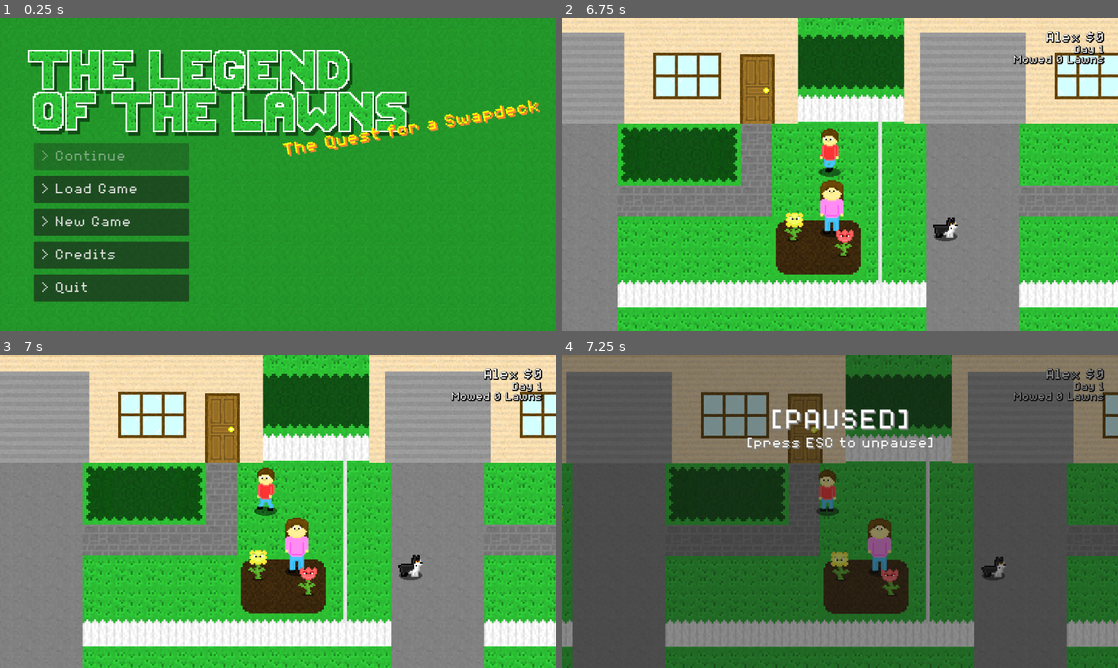
Above: before the commit, frames 1-4 (two rows, left to right).
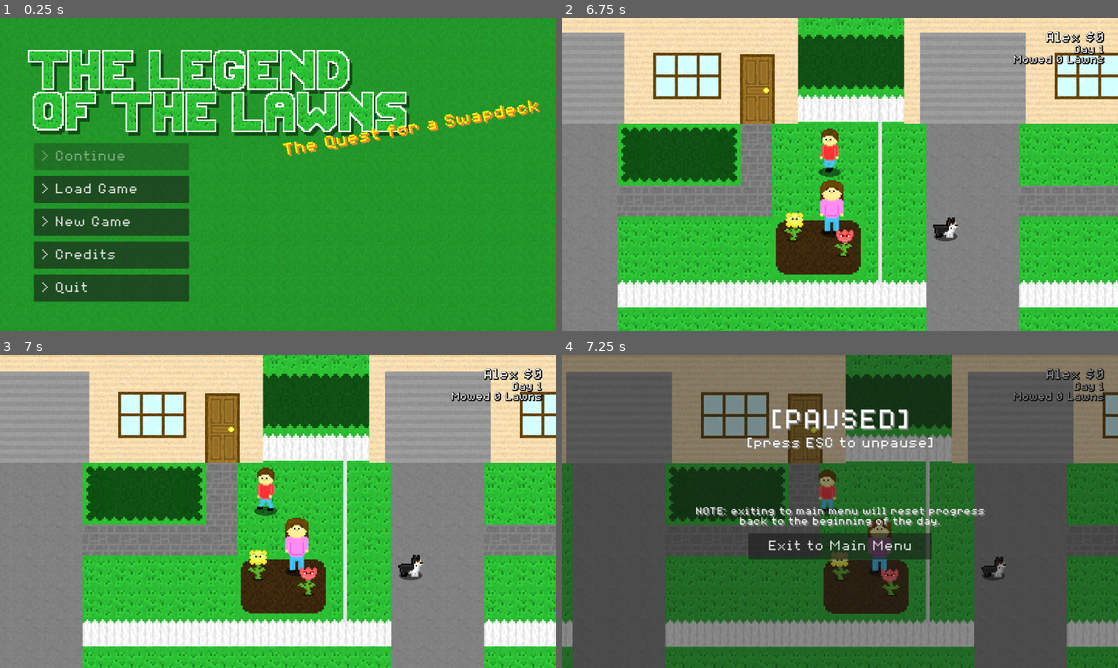
Above: after the commit, the same moments.

Repository: Birb-Games/the-legend-of-the-lawns
Game: Godot game, scene res://scenes/main.tscn
Same seed, same stepped clock (60 frames per second), same inputs: the game is played once before the commit and once after it.
Inputs (mouse positions are in pixels of both pictures, inside the frame that each line leads up to):
- Up to frame 1 (0.25 s): no input
- Up to frame 2 (6.75 s): click "> New Game" at 0.5 s; click (840, 124) at 1.27 s; type "Alex" at 1.35 s; click "> New Game" at 2 s; click "Start!" at 2.75 s; move the mouse to (962, 158) at 3.52 s; hold D (move_right) 3.53-4.28 s; tap Space (interact) at 3.6, 5, 5.85 s; move the mouse to (728, 190) at 4.27 s; hold S (move_down) 4.28-5.03 s; click (728, 190) at 4.35 s; move the mouse to (895, 105) at 5.02 s; hold D (move_right) 5.03-5.78 s; hold Right mouse button (shoot_secondary) 5.03-5.78 s; move the mouse to (812, 237) at 5.77 s; hold W (move_up) 5.78-6.53 s; move the mouse to (1006, 221) at 6.52 s; press the mouse at (1006, 221) at 6.53 s; hold A (move_left) from 6.53 s (still down)
- Up to frame 3 (7 s): keep holding A (move_left)
- Up to frame 4 (7.25 s): keep holding A (move_left); tap Escape (ui_cancel) at 7.15 s

Frames 1-3 are identical in both runs. In frame 4, 4.1% of the frame differs, in the area x 24-77%, y 48-66%.

Commit message:
Updated pause menu to include a button to allow the player to return to the main menu.

Diff:
--- a/scenes/ui/pause_menu.tscn
+++ b/scenes/ui/pause_menu.tscn
@@ -19,6 +19,7 @@
 color = Color(0.0846899, 0.0846899, 0.0846899, 0.501961)
 
 [node name="HBoxContainer" type="HBoxContainer" parent="."]
+visible = false
 layout_mode = 0
 offset_top = 369.0
 offset_right = 1152.0
@@ -59,6 +60,7 @@
 horizontal_alignment = 1
 
 [node name="Label" type="Label" parent="."]
+visible = false
 layout_mode = 0
 offset_top = 219.0
 offset_right = 1152.0
@@ -89,5 +91,39 @@
 text = "[press ESC to unpause]"
 horizontal_alignment = 1
 
+[node name="Note" type="Label" parent="."]
+layout_mode = 0
+offset_top = 315.0
+offset_right = 1152.0
+offset_bottom = 354.0
+theme_override_colors/font_shadow_color = Color(0.50140655, 0.5014065, 0.5014065, 1)
+theme_override_constants/shadow_offset_x = 3
+theme_override_constants/shadow_offset_y = 3
+theme_override_constants/shadow_outline_size = 1
+theme_override_fonts/font = ExtResource("2_f6eus")
+theme_override_font_sizes/font_size = 24
+text = "NOTE: exiting to main menu will reset progress
+back to the beginning of the day."
+horizontal_alignment = 1
+
+[node name="MainMenu" type="Button" parent="."]
+custom_minimum_size = Vector2(128, 0)
+layout_mode = 1
+anchors_preset = 8
+anchor_left = 0.5
+anchor_top = 0.5
+anchor_right = 0.5
+anchor_bottom = 0.5
+offset_left = -190.0
+offset_top = 45.0
+offset_right = 190.0
+offset_bottom = 99.0
+grow_horizontal = 2
+grow_vertical = 2
+theme_override_fonts/font = ExtResource("2_f6eus")
+theme_override_font_sizes/font_size = 32
+text = "Exit to Main Menu"
+
 [connection signal="pressed" from="HBoxContainer/Yes" to="." method="_on_yes_pressed"]
 [connection signal="pressed" from="HBoxContainer/No" to="." method="_on_no_pressed"]
+[connection signal="pressed" from="MainMenu" to="." method="_on_main_menu_pressed"]
--- a/scripts/ui/hud.gd
+++ b/scripts/ui/hud.gd
@@ -43,6 +43,7 @@
 
 	# Open pause menu for lawn
 	if Input.is_action_just_pressed("ui_cancel"):
+		$Control/TransitionRect.end_transition()
 		if $Control/NPCMenu.visible:
 			# Exit out of neighbor menu
 			$Control/NPCMenu.hide()
@@ -60,6 +61,8 @@
 	if $Control/PauseMenu.visible:
 		$Control/PauseMenu/Label.visible = $/root/Main.lawn_loaded
 		$Control/PauseMenu/HBoxContainer.visible = $/root/Main.lawn_loaded
+		$Control/PauseMenu/Note.visible = !$/root/Main.lawn_loaded
+		$Control/PauseMenu/MainMenu.visible = !$/root/Main.lawn_loaded
 	get_tree().paused = $Control/PauseMenu.visible
 
 # updates progress bar based on the given percent (0.0 to 1.0)
--- a/scripts/ui/pause_menu.gd
+++ b/scripts/ui/pause_menu.gd
@@ -13,3 +13,8 @@
 	main.advance_day()
 	main.save_progress()
 	$/root/Main/Player/Lawnmower.hide()
+
+func _on_main_menu_pressed() -> void:
+	$/root/Main/HUD/MainMenu.show()
+	$/root/Main.reset()
+	hide()
--- a/scripts/ui/transition_rect.gd
+++ b/scripts/ui/transition_rect.gd
@@ -1,6 +1,10 @@
 extends ColorRect
 
+const TRANSITION_TIME: float = 1.0
 var time_passed: float = 0.0
+
+func end_transition() -> void:
+	color.a = 0.0
 
 func _process(delta: float) -> void:
 	if color.a <= 0.02:
@@ -9,7 +13,7 @@
 	time_passed += delta
 	color.a = clamp(1.0 - time_passed * time_passed * 0.25, 0.0, 1.0)
 
-	var t = max(time_passed - 1.0, 0.0)
+	var t = max(time_passed - TRANSITION_TIME, 0.0)
 	$Label.modulate.a = clamp(1.0 - t * t, 0.0, 1.0)
 	$SaveIndicator.modulate.a = clamp(1.0 - t * t, 0.0, 1.0)
 
